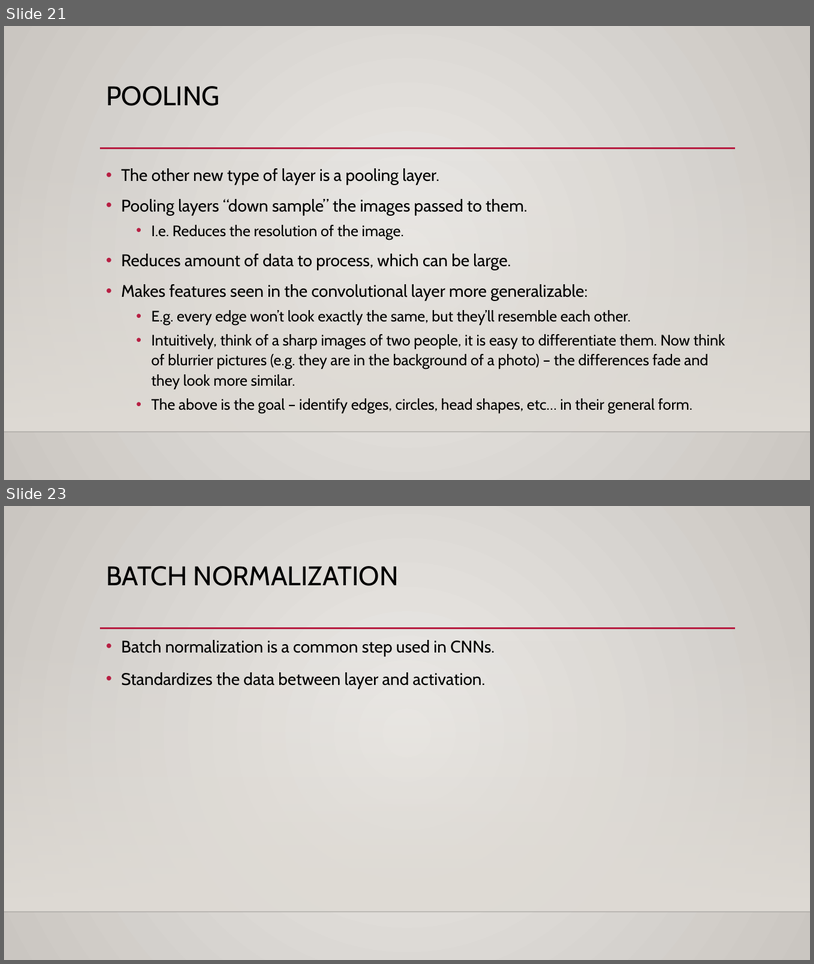
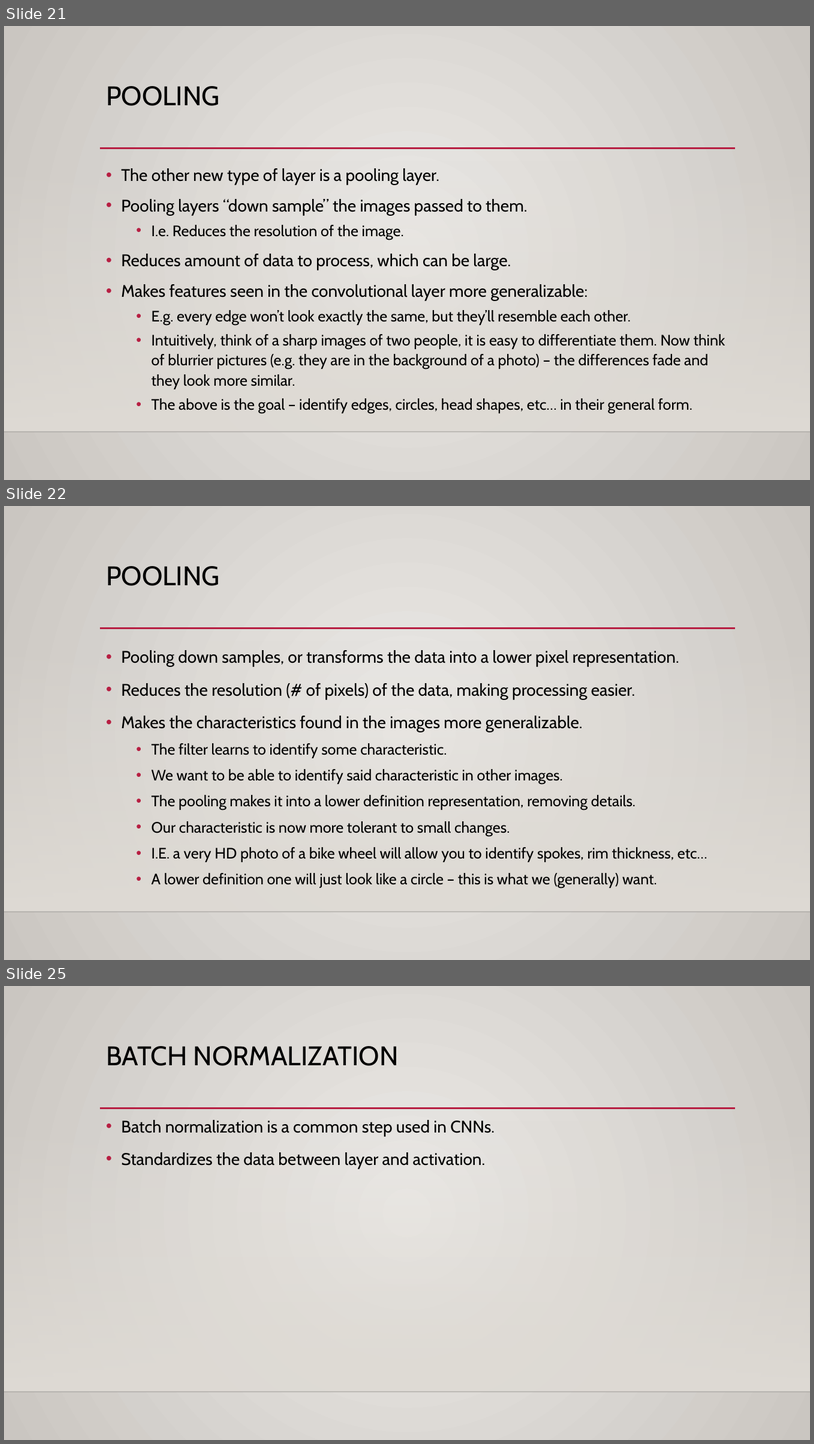
Before and after one commit to allyryry/3950_Workbooks, a slide deck: reference_content/Slides/images_cnn.pptx. Shown one above the other, each under a label of ours: slides 21 and 23 before the commit, slides 21, 22 and 25 after it; the slides between them are not shown. The pictures are 814x964 and 814x1444 pixels, drawn with LibreOffice and Linux fonts; fonts in the diff are those of the drawing; background and template pictures are left out. Boxes give left, top, right and bottom in pixels: in the first picture for what was removed or moved away, otherwise in the second. Text is boxed around its words. In the diff, an @@ line names an element or a change of style, - is before the commit and + after.

```diff
--- a/reference_content/Slides/images_cnn.pptx
+++ b/reference_content/Slides/images_cnn.pptx
@@ slide 22 added at box(4, 506, 810, 960), background gradient #ECEAE7 to #CAC7C1; not listed: 3 template elements that a slide beside it also shows @@
@@ title added at box(106, 566, 220, 586), 32 pt, text #000000 @@
+POOLING
@@ text added at box(121, 650, 708, 888), 18 pt, text #000000 @@
+• Pooling down samples, or transforms the data into a lower pixel representation.
+• Reduces the resolution (# of pixels) of the data, making processing easier.
+• Makes the characteristics found in the images more generalizable.
+  • The filter learns to identify some characteristic.
+  • We want to be able to identify said characteristic in other images.
+  • The pooling makes it into a lower definition representation, removing details.
+  • Our characteristic is now more tolerant to small changes.
+  • I.E. a very HD photo of a bike wheel will allow you to identify spokes, rim thickness, etc…
+  • A lower definition one will just look like a circle – this is what we (generally) want.
@@ what was slide 23 is now slide 25 @@
```
Also in this commit, not shown: 2 other slides added, 1 slide removed, 2 other files.
